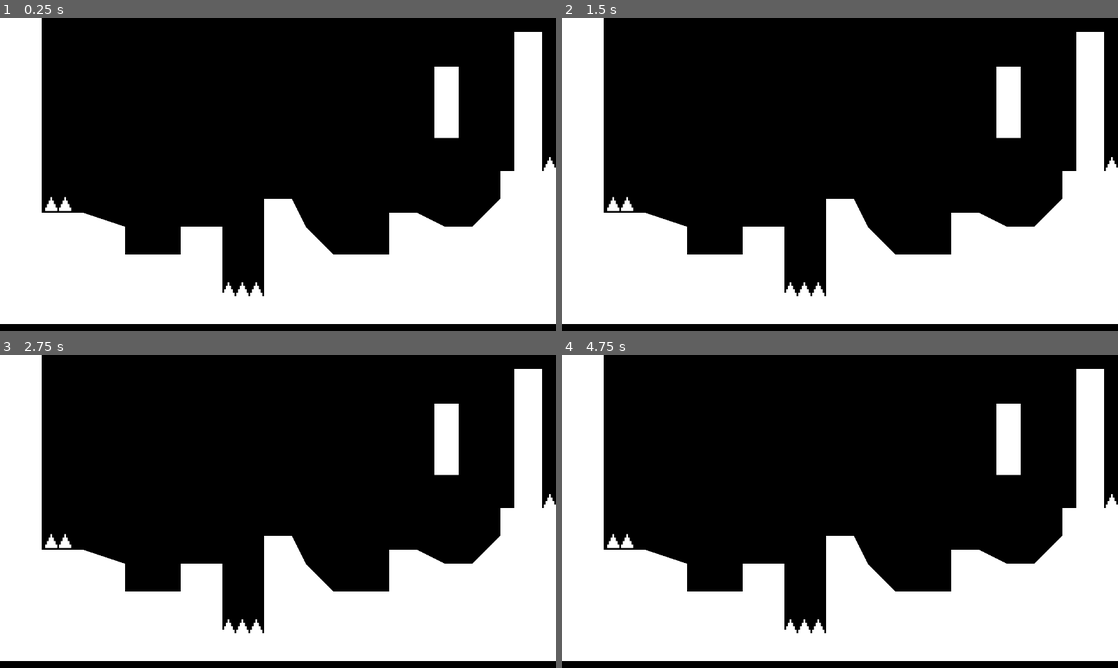
Above: before the commit, frames 1-4 (two rows, left to right).
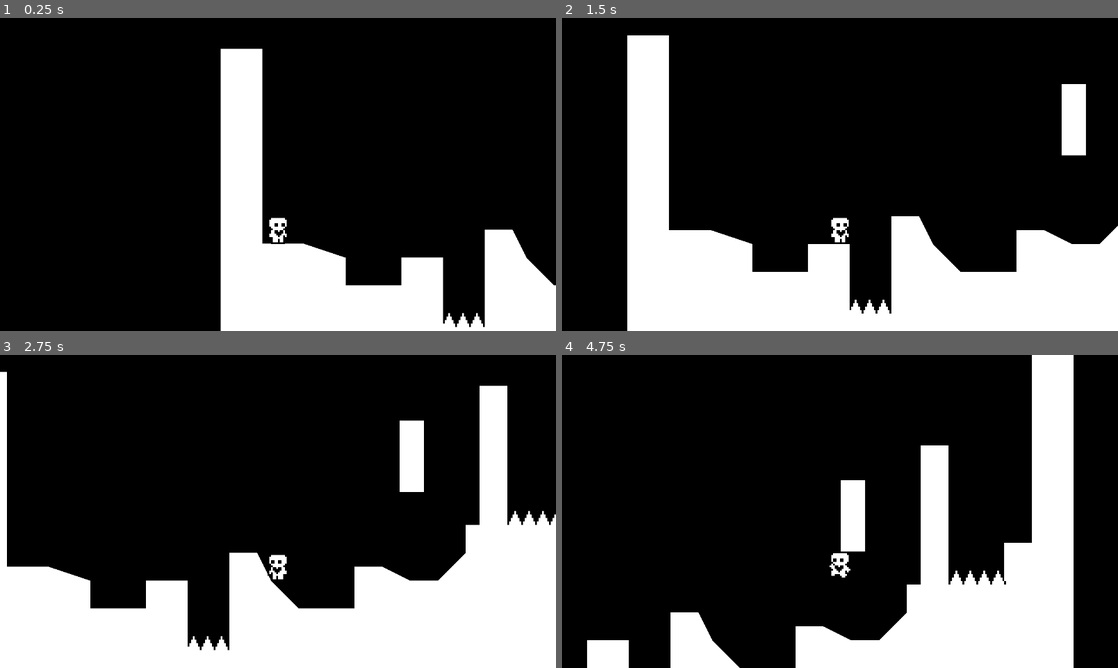
Above: after the commit, the same moments.

Repository: GreyCDevs/platformer-godot-practice
Game: Godot game, scene res://Scenes/world/world.tscn
Same seed, same stepped clock (60 frames per second), same inputs: the game is played once before the commit and once after it.
Inputs:
- Up to frame 1 (0.25 s): no input
- Up to frame 2 (1.5 s): tap Enter at 0.5 s; hold Right (ui_right) from 0.53 s (still down); tap Up (ui_up) at 0.77 s
- Up to frame 3 (2.75 s): tap Up (ui_up) at 1.52 s; release Right (ui_right) at 2.03 s; hold Left (ui_left) from 2.03 s (still down)
- Up to frame 4 (4.75 s): release Left (ui_left) at 2.78 s; hold Right (ui_right) 2.78-4.28 s; tap Up (ui_up) at 3.02, 3.77, 4.52 s; hold Left (ui_left) from 4.28 s (still down)

The runs differ from the first frame. In frame 1, 36% of the frame differs, in the area x 0-100%, y 0-100%; in frame 2, 29%; in frame 3, 22%; in frame 4, 37%.

Commit message:
removed test spike

Diff:
--- a/Scenes/world/world.tscn
+++ b/Scenes/world/world.tscn
@@ -35,17 +35,16 @@
 offset_bottom = 20.0
 metadata/_edit_use_anchors_ = true
 
-[node name="Spikes2" parent="." instance=ExtResource("3_1fp7r")]
+[node name="Hazards" type="Node" parent="."]
+
+[node name="Spikes2" parent="Hazards" instance=ExtResource("3_1fp7r")]
 position = Vector2(128, 160)
 
-[node name="Spikes3" parent="." instance=ExtResource("3_1fp7r")]
+[node name="Spikes3" parent="Hazards" instance=ExtResource("3_1fp7r")]
 position = Vector2(136, 160)
 
-[node name="Spikes4" parent="." instance=ExtResource("3_1fp7r")]
+[node name="Spikes4" parent="Hazards" instance=ExtResource("3_1fp7r")]
 position = Vector2(313, 88)
 
-[node name="Spikes5" parent="." instance=ExtResource("3_1fp7r")]
+[node name="Spikes5" parent="Hazards" instance=ExtResource("3_1fp7r")]
 position = Vector2(329, 88)
-
-[node name="Spikes6" parent="." instance=ExtResource("3_1fp7r")]
-position = Vector2(26, 111)
